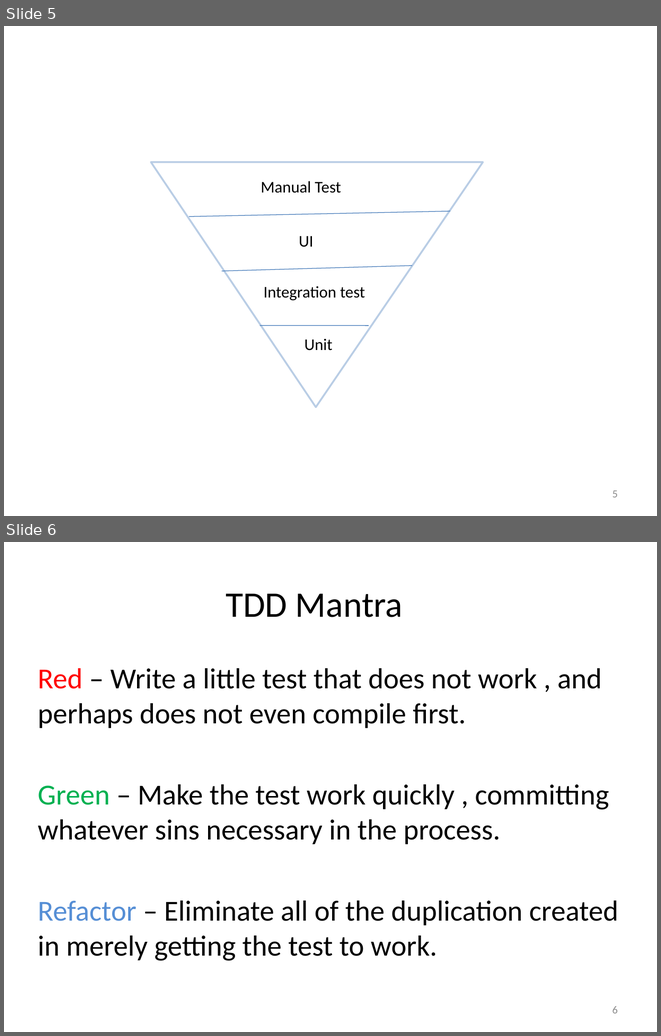
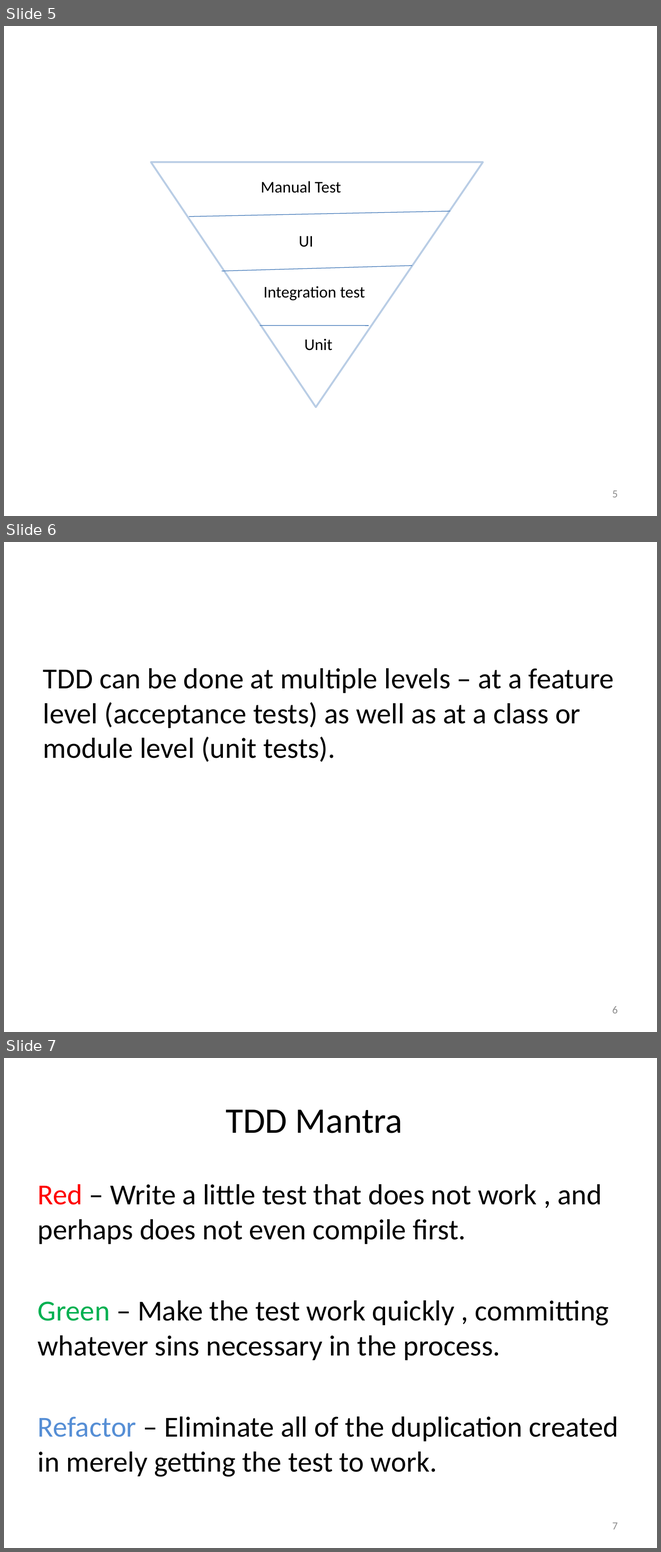
Before and after one commit to SunilPrasad/GithubRepo, a slide deck: TDDExamples/Persentation/Test Driven Development.pptx. Shown one above the other, each under a label of ours: slides 5 and 6 before the commit, slides 5, 6 and 7 after it. The pictures are 661x1036 and 661x1552 pixels, drawn with LibreOffice and Linux fonts; fonts in the diff are those of the drawing. Boxes give left, top, right and bottom in pixels: in the first picture for what was removed or moved away, otherwise in the second. Text is boxed around its words. In the diff, an @@ line names an element or a change of style, - is before the commit and + after.

```diff
--- a/TDDExamples/Persentation/Test Driven Development.pptx
+++ b/TDDExamples/Persentation/Test Driven Development.pptx
@@ slide 6 added at bbox=[4, 542, 657, 1032], background #FFFFFF @@
@@ text added at bbox=[43, 668, 614, 762], 32 pt, text #000000 @@
+TDD can be done at multiple levels – at a feature level (acceptance tests) as well as at a class or module level (unit tests).
@@ page number added at bbox=[612, 1006, 618, 1013], 12 pt, text #8C8C8C @@
+6
@@ what was slide 6 is now slide 7 @@
@@ page number at bbox=[612, 1522, 618, 1529]: text changed @@
-6
+7
```
Also in this commit, not shown: 2 slides changed, 2 other slides added, 22 other files.
